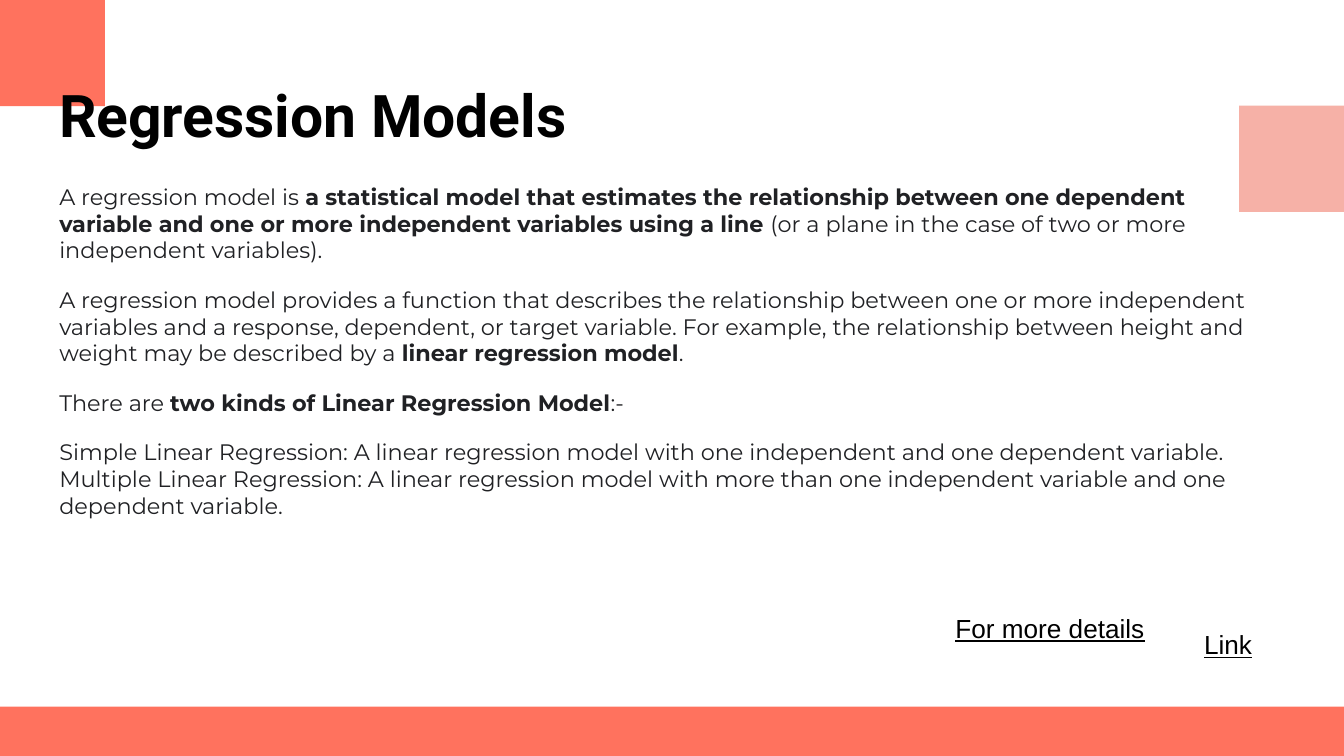
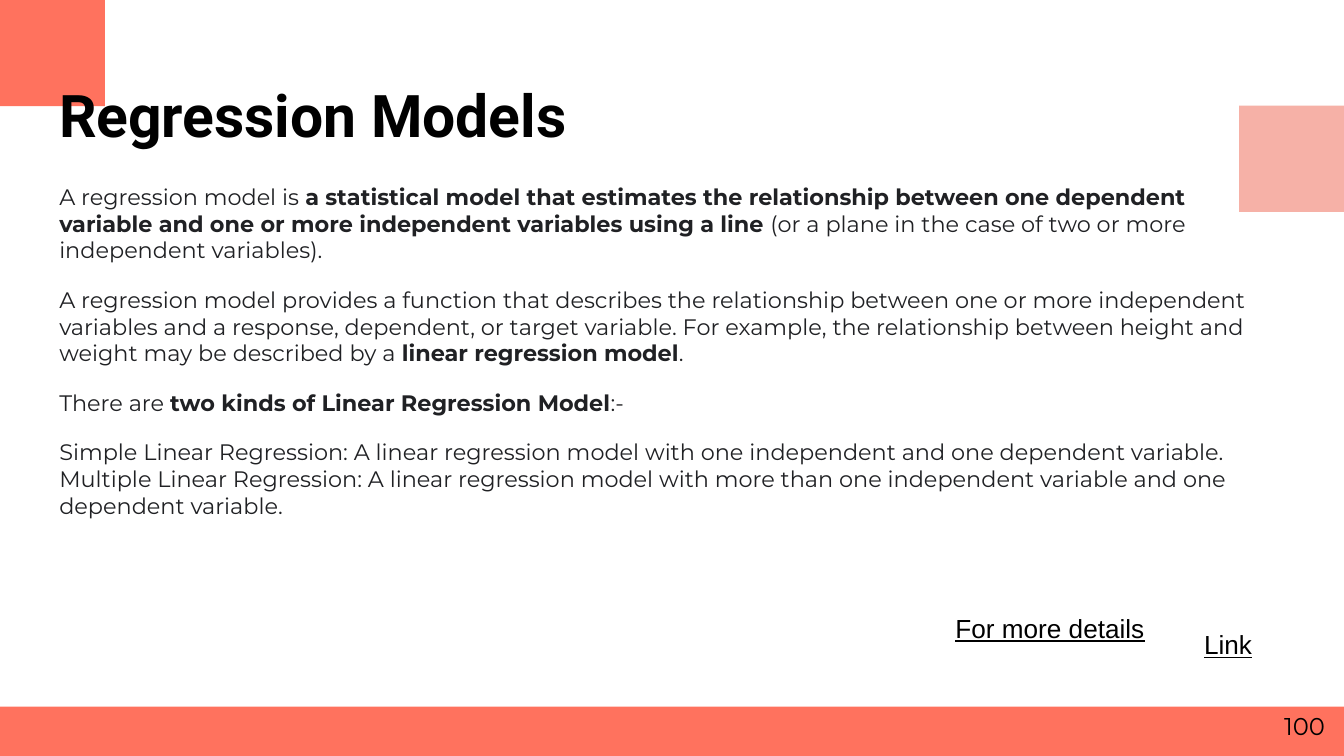
Before and after one commit to RashmivernekarN/ai_with_python_keonics, a slide deck: slide 100 of Module3/Business Statistics.pptx. Drawn at 1344x756 pixels with LibreOffice and Linux fonts; fonts in the diff are those of the drawing. Boxes give left, top, right and bottom in pixels: in the first picture for what was removed or moved away, otherwise in the second. Text is boxed around its words. In the diff, an @@ line names an element or a change of style, - is before the commit and + after.

```diff
--- a/Module3/Business Statistics.pptx
+++ b/Module3/Business Statistics.pptx
@@ page number added at [1284, 718, 1325, 735], 13 pt, text #000000 @@
+100
```
Also in this commit, not shown: 76 other slides changed, 2 slides removed, 2 other files.
